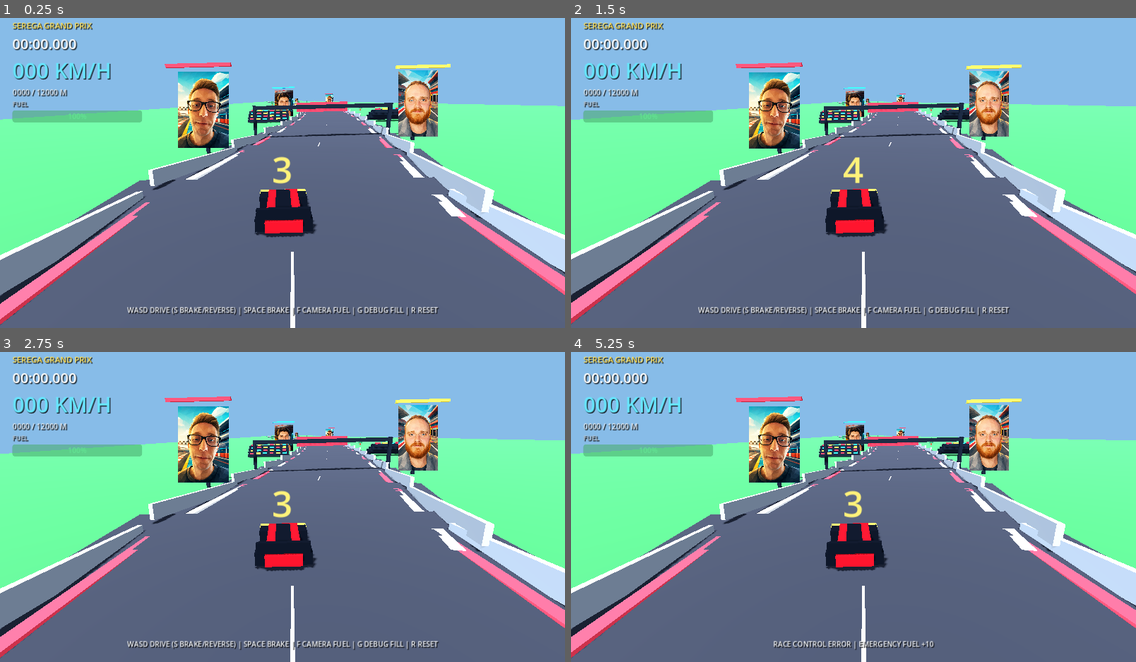
Above: before the commit, frames 1-4 (two rows, left to right).
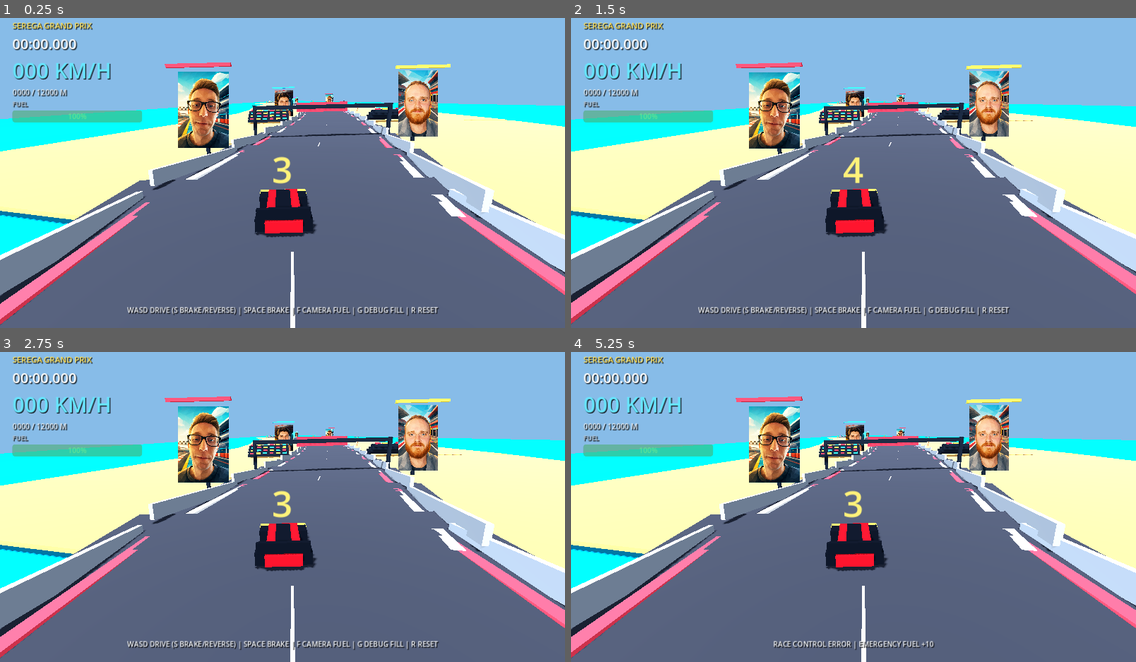
Above: after the commit, the same moments.

Repository: marticampgin/serega-racing
Game: Godot game, scene res://scenes/main.tscn
Two runs of this game, one before a commit and one after it. Both use one fixed random seed, a clock stepped at 60 frames per second and the inputs below.
Inputs:
- Up to frame 1 (0.25 s): no input
- Up to frame 2 (1.5 s): hold D 0.53-1.28 s; hold R 0.53-1.28 s; tap Space at 0.77 s; tap Enter at 1.25 s; hold S from 1.28 s (still down); tap R at 1.35 s
- Up to frame 3 (2.75 s): tap Space at 1.52, 2 s; release S at 2.03 s; hold D from 2.03 s (still down); hold F from 2.03 s (still down); tap R at 2.3 s
- Up to frame 4 (5.25 s): release D at 2.78 s; release F at 2.78 s; hold W 2.78-3.53 s; tap G at 2.85 s; tap Space at 3.02, 3.77, 4.52, 5 s; tap R at 3.05, 4.35 s; hold R 3.53-4.28 s; hold A 3.53-5.03 s; tap Enter at 4.25 s; hold S from 5.03 s (still down); hold F from 5.03 s (still down)

The runs differ from the first frame. In frame 1, 18% of the frame differs, in the area x 0-100%, y 25-77%; in frame 2, 18%; in frame 3, 18%; in frame 4, 18%.

Commit message:
Transform course into synthwave island circuit

Diff:
--- a/qa/smoke_test.gd
+++ b/qa/smoke_test.gd
@@ -38,6 +38,11 @@
 	check(get_nodes_in_group("bridge").size() > 10, "elevated bridge road and supports exist")
 	check(get_nodes_in_group("tunnel").size() > 10, "tunnel arch sequences exist")
 	check(get_nodes_in_group("rock_scenery").size() > 5, "non-box rock scenery exists")
+	check(get_nodes_in_group("ocean_scenery").size() == 1, "continuous island ocean exists")
+	check(get_nodes_in_group("palm_scenery").size() > 40, "palms populate the island course")
+	check(get_nodes_in_group("lamp_scenery").size() > 20, "neon lamp posts populate the course")
+	check(get_nodes_in_group("house_scenery").size() > 20, "Miami-style beach houses populate the course")
+	check(get_nodes_in_group("hotel_scenery").size() >= 2, "larger art-deco hotels punctuate the skyline")
 	check(race.find_children("*", "Sprite3D", true, false).size() >= 6, "personalized portrait billboards remain placed")
 	check(race.get("fuel_bar") is ProgressBar, "fuel HUD exists")
 	check(race.get("status_label") is Label, "race status HUD exists")
@@ -58,6 +63,13 @@
 	for step in range(700):
 		accelerating_speed = float(race.call("compute_drive_speed", accelerating_speed, 1.0, false, false, 0.5, 0.1))
 	check(accelerating_speed > 65.0, "forward acceleration continues beyond the old speed cap")
+	race.set("shield_hits", 0)
+	race.set("collision_cooldown", 0.0)
+	race.set("speed", 100.0)
+	car.velocity = Vector3(25.0, 0.0, -100.0)
+	race.call("handle_obstacle_hit")
+	check(is_zero_approx(float(race.get("speed"))) and car.velocity.is_zero_approx(), "obstacle collision forces a complete stop")
+	check(float(race.get("collision_stop_time")) > 0.0, "collision lockout prevents steering catapult")
 	race.set("fuel", 12.0)
 	race.call("debug_refill")
 	check(is_equal_approx(float(race.get("fuel")), 100.0), "debug refill restores full fuel")
--- a/scripts/main.gd
+++ b/scripts/main.gd
@@ -15,6 +15,7 @@
 var race_active := true
 var shield_hits := 1
 var collision_cooldown := 0.0
+var collision_stop_time := 0.0
 var boost_time := 0.0
 var ghost_time := 0.0
 var refuel_request: HTTPRequest
@@ -151,6 +152,51 @@
 	return instance
 
 
+func is_water_crossing(z: float) -> bool:
+	var d := absf(z)
+	return (d > 1250.0 and d < 1650.0) or (d > 3500.0 and d < 3950.0) or (d > 6000.0 and d < 6550.0) or (d > 8800.0 and d < 9250.0)
+
+
+func add_palm(position: Vector3, scale_factor: float, trunk: Material, leaves: Material, accent: Material) -> void:
+	var height := 5.2 * scale_factor
+	var palm := add_cylinder(self, 0.22 * scale_factor, height, position + Vector3.UP * height * 0.5, trunk, 0.13 * scale_factor)
+	palm.add_to_group("palm_scenery")
+	for blade in range(5):
+		var angle := TAU * float(blade) / 5.0
+		var crown := position + Vector3.UP * (height + 0.1)
+		var frond := add_box(self, Vector3(0.42, 0.12, 3.7) * scale_factor, crown + Vector3(cos(angle), -0.15, sin(angle)) * 1.25 * scale_factor, leaves)
+		frond.rotation.y = -angle
+		frond.rotation.x = 0.13
+	add_cylinder(self, 0.34 * scale_factor, 0.25 * scale_factor, position + Vector3.UP * height, accent, 0.18 * scale_factor)
+
+
+func add_lamp(position: Vector3, neon: Material, steel: Material) -> void:
+	var lamp := add_cylinder(self, 0.1, 4.6, position + Vector3.UP * 2.3, steel, 0.07)
+	lamp.add_to_group("lamp_scenery")
+	add_box(self, Vector3(1.5, 0.12, 0.12), position + Vector3(0.62, 4.45, 0), steel)
+	add_box(self, Vector3(0.52, 0.18, 0.32), position + Vector3(1.28, 4.32, 0), neon)
+
+
+func add_beach_house(position: Vector3, heading: float, body: Material, accent: Material, glass: Material, roof: Material, large := false) -> void:
+	var width := 11.0 if large else 6.5
+	var height := 12.0 if large else 5.0
+	var depth := 8.0 if large else 5.5
+	var house := add_box(self, Vector3(width, height, depth), position + Vector3.UP * height * 0.5, body, false, heading)
+	house.add_to_group("hotel_scenery" if large else "house_scenery")
+	# Flat stepped roof and canopy give the buildings an unmistakable Miami/art-deco profile.
+	add_box(self, Vector3(width + 0.8, 0.45, depth + 0.8), position + Vector3.UP * (height + 0.2), roof, false, heading)
+	add_box(self, Vector3(width * 0.58, 0.55, depth * 0.65), position + Vector3.UP * (height + 0.7), accent, false, heading)
+	var floors := 4 if large else 2
+	for floor_index in range(floors):
+		var y := 1.35 + floor_index * 2.35
+		for window_index in [-1, 0, 1]:
+			var window_offset := Vector3(window_index * width * 0.25, y, -depth * 0.51).rotated(Vector3.UP, heading)
+			add_box(self, Vector3(1.15, 1.25, 0.16), position + window_offset, glass, false, heading)
+		if large or floor_index == 1:
+			var balcony_offset := Vector3(0, y - 0.75, -depth * 0.62).rotated(Vector3.UP, heading)
+			add_box(self, Vector3(width * 0.75, 0.18, 1.35), position + balcony_offset, accent, false, heading)
+
+
 func build_world() -> void:
 	var environment := WorldEnvironment.new()
 	var env := Environment.new()
@@ -167,8 +213,16 @@
 	sun.light_energy = 1.25
 	sun.shadow_enabled = true
 	add_child(sun)
-	var ground_mat := make_material(Color("2d6a3f"))
-	add_box(self, Vector3(300, 0.4, TRACK_LENGTH + 250), Vector3(0, -0.35, -TRACK_LENGTH * 0.5 + 30), ground_mat)
+	var sea := make_material(Color("087f9f"), 0.15, 0.2)
+	var sand := make_material(Color("c58b48"), 0.0, 0.92)
+	# The ocean is continuous; sandy keys follow the circuit and deliberately break
+	# at bridge sectors so water is clearly visible below the car.
+	var ocean := add_box(self, Vector3(360, 0.3, TRACK_LENGTH + 300), Vector3(0, -1.35, -TRACK_LENGTH * 0.5 + 30), sea)
+	ocean.add_to_group("ocean_scenery")
+	for z in range(0, -int(TRACK_LENGTH), -60):
+		var sample_z := float(z) - 30.0
+		if not is_water_crossing(sample_z):
+			add_box(self, Vector3(94, 0.34, 64), Vector3(center_x(sample_z), -0.45, sample_z), sand, false, track_heading(sample_z))
 
 
 func build_track() -> void:
@@ -224,9 +278,9 @@
 
 
 func build_scenery() -> void:
-	var trunk := make_material(Color("6b4328"))
-	var leaves_dark := make_material(Color("174f35"), 0.0, 0.9)
-	var leaves_light := make_material(Color("2f8952"), 0.0, 0.9)
+	var trunk := make_material(Color("8d542f"))
+	var leaves_dark := make_material(Color("087f65"), 0.0, 0.75)
+	var leaves_light := make_material(Color("19d39b"), 0.05, 0.55)
 	var steel := make_material(Color("202936"), 0.55, 0.35)
 	var yellow := make_material(Color("ffd43b"), 0.15, 0.45)
 	var red := make_material(Color("e52c3c"), 0.15, 0.45)
@@ -247,49 +301,76 @@
 			for seat in range(6):
 				var seat_mat: Material = [red, yellow, blue][(seat + tier) % 3]
 				add_box(self, Vector3(1.2, 0.5, 0.8), Vector3(stand_x - 4.8 + seat * 1.9, 1.0 + tier * 0.75, -58.0 + side * tier * 1.5), seat_mat)
-	# Sparse low-poly trees create speed cues without cluttering the racing line.
+	var neon_pink := make_material(Color("ff3fcf"), 0.25, 0.25)
+	# Palms and neon lamps establish the island boulevard throughout the full lap.
 	var scenery_z := -115.0
 	var tree_index := 0
 	while scenery_z > -TRACK_LENGTH:
 		var heading := track_heading(scenery_z)
 		var lateral := Vector3(cos(heading), 0.0, -sin(heading))
 		for side in [-1.0, 1.0]:
-			var offset := float(side) * (15.0 + rng.randf_range(0.0, 11.0))
-			var tree_position := Vector3(center_x(scenery_z), 0, scenery_z) + lateral * offset
-			var height := rng.randf_range(3.8, 6.4)
-			add_cylinder(self, 0.25, height * 0.42, tree_position + Vector3.UP * height * 0.21, trunk)
-			add_cylinder(self, height * 0.27, height * 0.68, tree_position + Vector3.UP * height * 0.64, leaves_light if tree_index % 3 == 0 else leaves_dark, 0.05)
+			var offset := float(side) * (15.0 + rng.randf_range(0.0, 8.0))
+			var tree_position := Vector3(center_x(scenery_z), -0.25, scenery_z) + lateral * offset
+			if not is_water_crossing(scenery_z):
+				add_palm(tree_position, rng.randf_range(0.82, 1.2), trunk, leaves_light if tree_index % 3 == 0 else leaves_dark, neon_pink)
 			tree_index += 1
-		scenery_z -= rng.randf_range(75.0, 125.0)
+		if tree_index % 2 == 0:
+			add_lamp(Vector3(center_x(scenery_z), track_y(scenery_z), scenery_z) + lateral * 10.7, neon_pink if tree_index % 4 == 0 else blue, steel)
+		scenery_z -= rng.randf_range(95.0, 125.0)
 	build_portrait_scenery(steel, red, yellow, blue)
 	build_landmarks(steel, yellow, red, blue)
 
 
 func build_landmarks(steel: Material, yellow: Material, red: Material, blue: Material) -> void:
-	# Rock formations, tunnel portals, a high viaduct, wind turbines and city towers
-	# make each part of the lap readable at racing speed.
+	# Beach houses, hotels, tunnels and island bridges make every sector readable.
 	var rock := make_material(Color("785f49"), 0.0, 1.0)
-	var concrete := make_material(Color("66717c"), 0.05, 0.85)
+	var concrete := make_material(Color("5c507d"), 0.05, 0.75)
+	var pink := make_material(Color("d94888"), 0.05, 0.55)
+	var mint := make_material(Color("32bfa1"), 0.05, 0.55)
+	var peach := make_material(Color("dc765b"), 0.05, 0.65)
+	var cream := make_material(Color("d8c69f"), 0.0, 0.75)
+	var glass := make_material(Color("143a68"), 0.45, 0.16)
+	var purple := make_material(Color("863dba"), 0.2, 0.35)
 	for z in [-2050.0, -2250.0, -2450.0, -6800.0, -7100.0, -7450.0]:
 		for side in [-1.0, 1.0]:
 			var p := Vector3(center_x(z) + side * 22.0, track_y(z), z)
 			var formation := add_cylinder(self, 5.0, 10.0, p + Vector3.UP * 5.0, rock, 1.5)
 			formation.add_to_group("rock_scenery")
-	# Two open-ended tunnel sequences; repeated arches read as a tunnel without trapping camera.
-	for tunnel_z in [-3050.0, -9300.0]:
-		for arch_index in range(10):
+	# Five long neon tunnel sequences distributed across the course.
+	for tunnel_z in [-1750.0, -3150.0, -5050.0, -7350.0, -10150.0]:
+		for arch_index in range(18):
 			var z: float = tunnel_z - arch_index * 7.0
 			var x := center_x(z); var y := track_y(z); var heading := track_heading(z)
 			for arch_part in [
 				add_box(self, Vector3(1.2, 7.0, 1.0), Vector3(x - 9.2, y + 3.4, z), concrete, false, heading),
 				add_box(self, Vector3(1.2, 7.0, 1.0), Vector3(x + 9.2, y + 3.4, z), concrete, false, heading),
-				add_box(self, Vector3(19.6, 1.0, 1.0), Vector3(x, y + 7.0, z), concrete, false, heading),
+				add_box(self, Vector3(19.6, 1.0, 1.0), Vector3(x, y + 7.0, z), pink if arch_index % 3 == 0 else concrete, false, heading),
 			]:
 				arch_part.add_to_group("tunnel")
-	# Bridge piers underneath the elevated approach.
-	for z in range(-5900, -7900, -100):
-		var ground_to_road := maxf(2.0, track_y(float(z)))
-		add_cylinder(self, 1.2, ground_to_road, Vector3(center_x(float(z)), ground_to_road * 0.5 - 0.2, float(z)), concrete)
+	# Four obvious water crossings: closely spaced piers and luminous gateway pylons.
+	for crossing in [[-1250, -1650], [-3500, -3950], [-6000, -6550], [-8800, -9250]]:
+		for z in range(crossing[0], crossing[1], -55):
+			var road_y := track_y(float(z))
+			for side in [-1.0, 1.0]:
+				add_cylinder(self, 0.65, road_y + 1.0, Vector3(center_x(float(z)) + side * 7.2, (road_y - 1.0) * 0.5, float(z)), concrete)
+				add_box(self, Vector3(0.35, 0.35, 7.0), Vector3(center_x(float(z)) + side * 8.7, road_y + 1.15, float(z)), pink, false, track_heading(float(z)))
+		for gateway_z in [float(crossing[0]) - 18.0, float(crossing[1]) + 18.0]:
+			var gx := center_x(gateway_z); var gy := track_y(gateway_z)
+			add_box(self, Vector3(1.1, 8.0, 1.1), Vector3(gx - 10.0, gy + 4.0, gateway_z), purple)
+			add_box(self, Vector3(1.1, 8.0, 1.1), Vector3(gx + 10.0, gy + 4.0, gateway_z), purple)
+			add_box(self, Vector3(21.0, 0.55, 1.1), Vector3(gx, gy + 7.7, gateway_z), pink)
+	# Colorful beach homes and periodic larger art-deco hotels.
+	for z in range(-500, -11800, -320):
+		if is_water_crossing(float(z)):
+			continue
+		var heading := track_heading(float(z))
+		var lateral := Vector3(cos(heading), 0, -sin(heading))
+		var house_index := int(abs(z) / 320)
+		var side := -1.0 if house_index % 2 == 0 else 1.0
+		var p := Vector3(center_x(float(z)), -0.25, float(z)) + lateral * side * (25.0 + float(abs(z) % 7))
+		var large: bool = absi(z) % 1200 == 500
+		var palette: Array[Material] = [pink, mint, peach, blue]
+		add_beach_house(p, heading - side * PI * 0.5, palette[house_index % palette.size()], cream, glass, purple, large)
 	# Varied silhouettes: turbines and cylindrical city structures.
 	for z in [-4500.0, -4800.0, -10200.0, -10700.0]:
 		var side := -1.0 if int(absf(z)) % 2 == 0 else 1.0
@@ -479,6 +560,7 @@
 	if not is_instance_valid(car):
 		return
 	collision_cooldown = maxf(0.0, collision_cooldown - delta)
+	collision_stop_time = maxf(0.0, collision_stop_time - delta)
 	boost_time = maxf(0.0, boost_time - delta)
 	ghost_time = maxf(0.0, ghost_time - delta)
 	refuel_cooldown = maxf(0.0, refuel_cooldown - delta)
@@ -517,6 +599,11 @@
 
 
 func update_car(delta: float) -> void:
+	if collision_stop_time > 0.0:
+		speed = 0.0
+		car.velocity = Vector3.ZERO
+		enforce_track_safety(delta)
+		return
 	if refuel_in_progress:
 		speed = move_toward(speed, 0.0, 28.0 * delta)
 		car.velocity = -car.global_transform.basis.z.normalized() * speed
@@ -606,14 +693,16 @@
 	if collision_cooldown > 0.0:
 		return
 	collision_cooldown = 0.9
+	collision_stop_time = 0.7
+	speed = 0.0
+	car.velocity = Vector3.ZERO
 	if shield_hits > 0:
 		shield_hits -= 1
-		status_label.text = "SHIELD ABSORBED THE HIT!"
+		status_label.text = "SHIELD ABSORBED DAMAGE | CAR STOPPED"
 	else:
-		speed *= 0.28
 		fuel = maxf(0.0, fuel - 8.0)
 		elapsed += 2.0
-		status_label.text = "COLLISION  +2.0 SEC"
+		status_label.text = "COLLISION | FULL STOP | +2.0 SEC"
 
 
 func update_progress(delta: float) -> void:
@@ -666,6 +755,8 @@
 	shield_hits = 1
 	boost_time = 0.0
 	ghost_time = 0.0
+	collision_cooldown = 0.0
+	collision_stop_time = 0.0
 	race_active = true
 	finish_portrait.visible = false
 	status_label.text = "WASD DRIVE (S BRAKE/REVERSE) | SPACE BRAKE | F CAMERA FUEL | G DEBUG FILL | R RESET"
Not shown, changed: README.md
